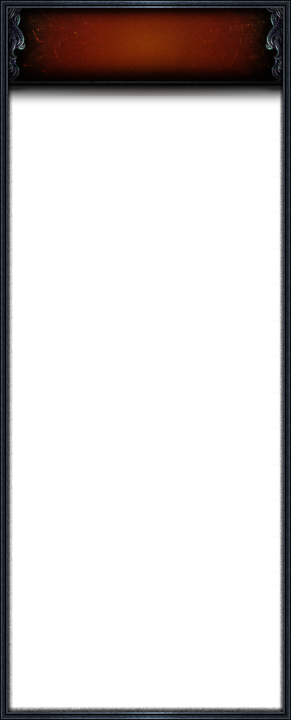
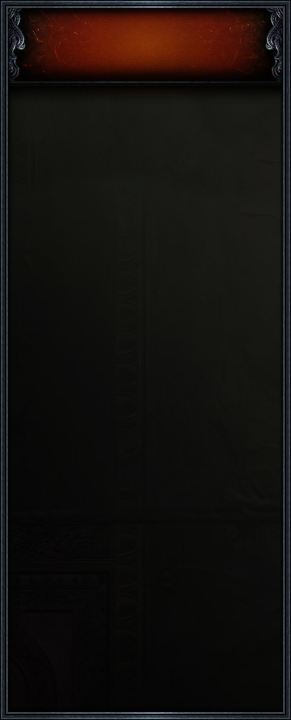
Layer changes from the first (291, 720) image to the second:
added layer "Camada 23" over [8, 86, 283, 712]
